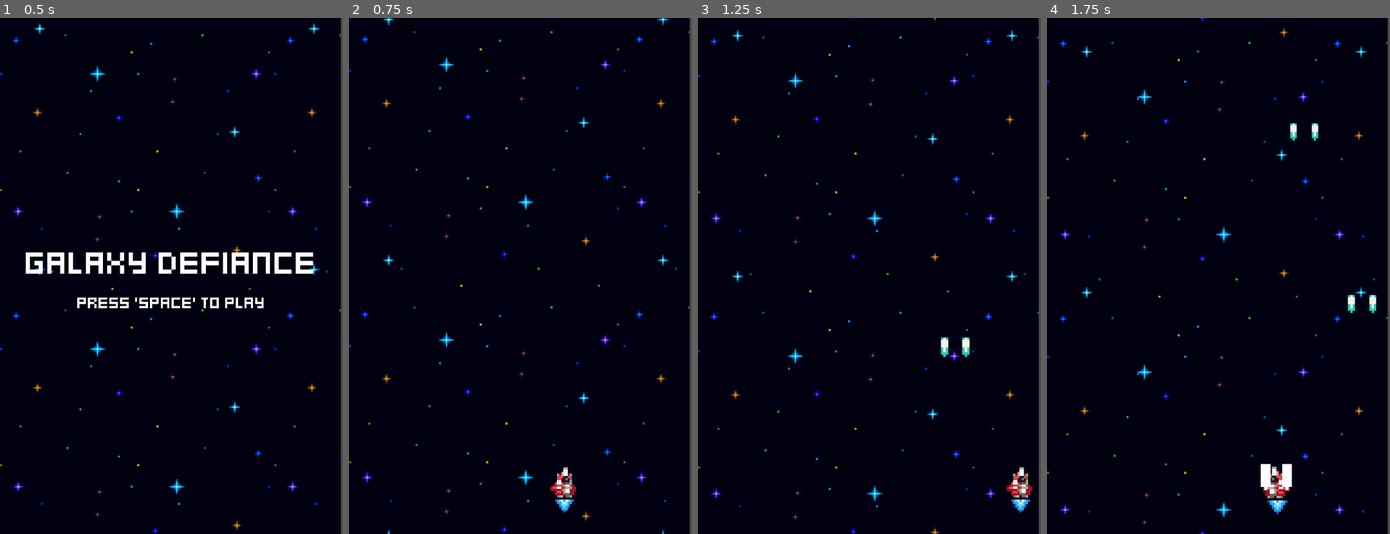
Above: before the commit, frames 1-4 (left to right).
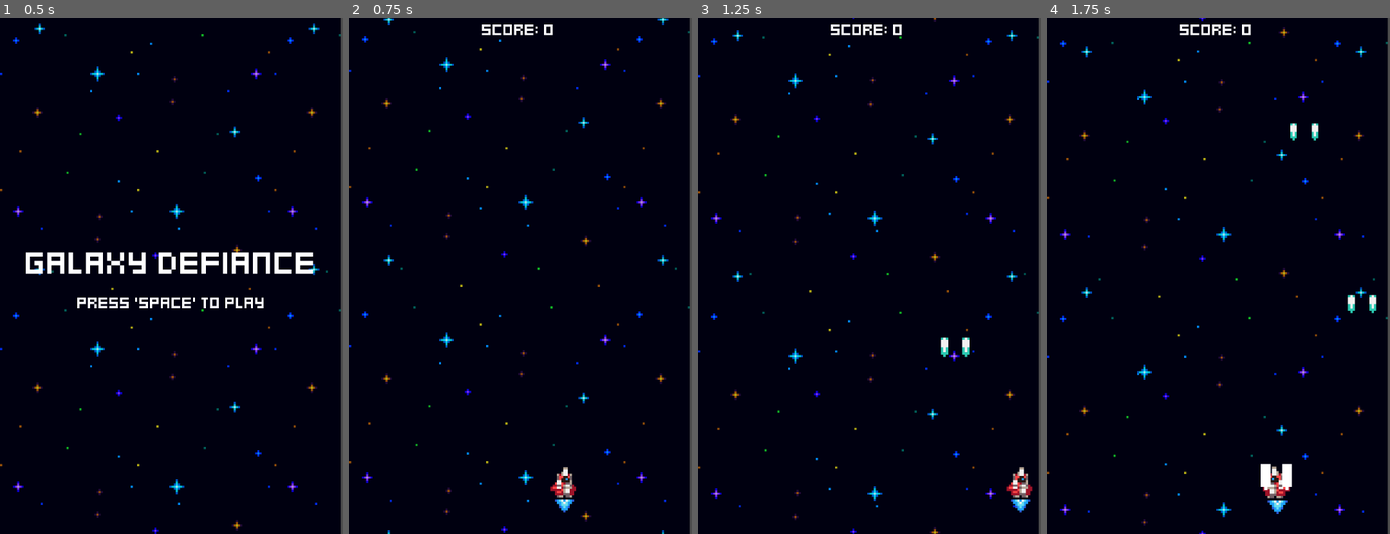
Above: after the commit, the same moments.

Repository: danielserrano00/galaxy-defiance-tutorial
Game: Godot game, scene res://menus/menu.tscn
Same seed, same stepped clock (60 frames per second), same inputs: the game is played once before the commit and once after it.
Inputs:
- Up to frame 1 (0.5 s): no input
- Up to frame 2 (0.75 s): tap Space at 0.5 s; hold Right (ui_right) from 0.53 s (still down); tap Enter (ui_accept) at 0.6 s
- Up to frame 3 (1.25 s): keep holding Right (ui_right); tap Enter (ui_accept) at 0.77, 1.07 s
- Up to frame 4 (1.75 s): release Right (ui_right) at 1.28 s; hold Left (ui_left) from 1.28 s (still down); tap Enter (ui_accept) at 1.35, 1.52 s

Frame 1 is identical in both runs. In frame 2, 0.2% of the frame differs, in the area x 38-60%, y 1-4%; in frame 3, 0.2%; in frame 4, 0.2%.

Commit message:
Added Score label and score logic

Diff:
--- a/enemies/enemy.gd
+++ b/enemies/enemy.gd
@@ -9,8 +9,13 @@
 @onready var hurtbox_component: HurtboxComponent = $HurtboxComponent as HurtboxComponent
 @onready var hitbox_component: HitboxComponent = $HitboxComponent as HitboxComponent
 @onready var destroyed_component: DestroyedComponent = $DestroyedComponent
+@onready var score_component: ScoreComponent = $ScoreComponent
 
 func _ready() -> void:
+	stats_component.no_health.connect(func():
+		score_component.adjust_score()
+		)
+
 	visible_on_screen_notifier_2d.screen_exited.connect(queue_free)
 	hurtbox_component.hurt.connect(func(hitbox: HitboxComponent):
 		scale_component.tween_scale()
--- a/enemies/enemy.tscn
+++ b/enemies/enemy.tscn
@@ -12,6 +12,8 @@
 [ext_resource type="Script" uid="uid://cq2q0qicqt7b0" path="res://components/spawner_component.gd" id="10_ccbdt"]
 [ext_resource type="PackedScene" uid="uid://dsk2ha7tvkvxq" path="res://effects/explosion_effect.tscn" id="11_mgey2"]
 [ext_resource type="Script" uid="uid://lrn2laoib78y" path="res://components/destroyed_component.gd" id="12_cjbay"]
+[ext_resource type="Script" uid="uid://bh28sdub0hnky" path="res://components/score_component.gd" id="13_mgey2"]
+[ext_resource type="Resource" uid="uid://dx1djmirkprdy" path="res://game_stats.tres" id="14_cjbay"]
 
 [node name="Enemy" type="Node2D" unique_id=480584597]
 script = ExtResource("1_3t1x0")
@@ -72,3 +74,8 @@
 stats_component = NodePath("../StatsComponent")
 destroy_effect_spawner_component = NodePath("../SpawnerComponent")
 metadata/_custom_type_script = "uid://lrn2laoib78y"
+
+[node name="ScoreComponent" type="Node" parent="." unique_id=1601176454]
+script = ExtResource("13_mgey2")
+game_stats = ExtResource("14_cjbay")
+metadata/_custom_type_script = "uid://bh28sdub0hnky"
--- /dev/null
+++ b/game_stats.gd
@@ -0,0 +1,12 @@
+class_name GameStats
+
+extends Resource
+
+@export var score: int = 0 :
+	set(value):
+		score = value
+		score_changed.emit(score)
+
+@export var highscore: int = 0
+
+signal score_changed(new_score)
--- /dev/null
+++ b/game_stats.tres
@@ -0,0 +1,7 @@
+[gd_resource type="Resource" script_class="GameStats" format=3 uid="uid://dx1djmirkprdy"]
+
+[ext_resource type="Script" uid="uid://diwdywse5l5x2" path="res://game_stats.gd" id="1_h0o64"]
+
+[resource]
+script = ExtResource("1_h0o64")
+metadata/_custom_type_script = "uid://diwdywse5l5x2"
--- a/world.gd
+++ b/world.gd
@@ -1,9 +1,18 @@
 extends Node2D
 
+@export var game_stats: GameStats
+
 @onready var ship: Node2D = $Ship
+@onready var score_label: Label = $ScoreLabel
 
 func _ready() -> void:
+	update_score_label(game_stats.score)
+	game_stats.score_changed.connect(update_score_label)
+
 	ship.tree_exiting.connect(func ():
 		await  get_tree().create_timer(1.0).timeout
 		get_tree().change_scene_to_file("res://menus/game_over.tscn")
 		)
+
+func update_score_label(new_score: int) -> void:
+	score_label.text = "Score: " + str(new_score)
--- a/world.tscn
+++ b/world.tscn
@@ -2,11 +2,14 @@
 
 [ext_resource type="Script" uid="uid://c1xya4kieak0v" path="res://world.gd" id="1_aqk2v"]
 [ext_resource type="PackedScene" uid="uid://c5jdv64t41asm" path="res://player_ship/ship.tscn" id="1_f3sb7"]
+[ext_resource type="Resource" uid="uid://dx1djmirkprdy" path="res://game_stats.tres" id="2_dwbse"]
 [ext_resource type="PackedScene" uid="uid://dmi3urwbsfnkx" path="res://effects/space_background.tscn" id="2_fj7yv"]
 [ext_resource type="PackedScene" uid="uid://fayjh4dnmmbs" path="res://enemies/enemy_generator.tscn" id="3_tlwt5"]
+[ext_resource type="LabelSettings" uid="uid://b4kbn4k1bdngv" path="res://fonts/default_label_settings.tres" id="6_pkg7o"]
 
 [node name="World" type="Node2D" unique_id=1147377760]
 script = ExtResource("1_aqk2v")
+game_stats = ExtResource("2_dwbse")
 
 [node name="Ship" parent="." unique_id=454748939 instance=ExtResource("1_f3sb7")]
 position = Vector2(80, 216)
@@ -14,3 +17,10 @@
 [node name="SpaceBackground" parent="." unique_id=987286987 instance=ExtResource("2_fj7yv")]
 
 [node name="EnemyGenerator" parent="." unique_id=708737730 instance=ExtResource("3_tlwt5")]
+
+[node name="ScoreLabel" type="Label" parent="." unique_id=273002385]
+offset_right = 159.0
+offset_bottom = 12.0
+text = "Score"
+label_settings = ExtResource("6_pkg7o")
+horizontal_alignment = 1
Not shown, added: game_stats.gd.uid
